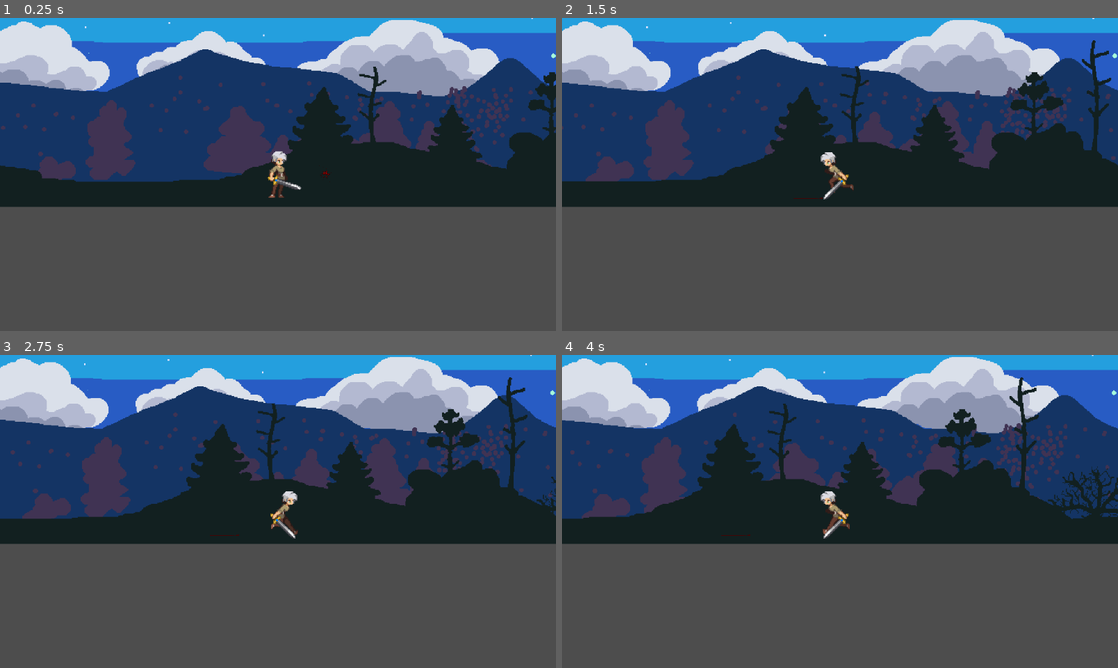
Above: before the commit, frames 1-4 (two rows, left to right).
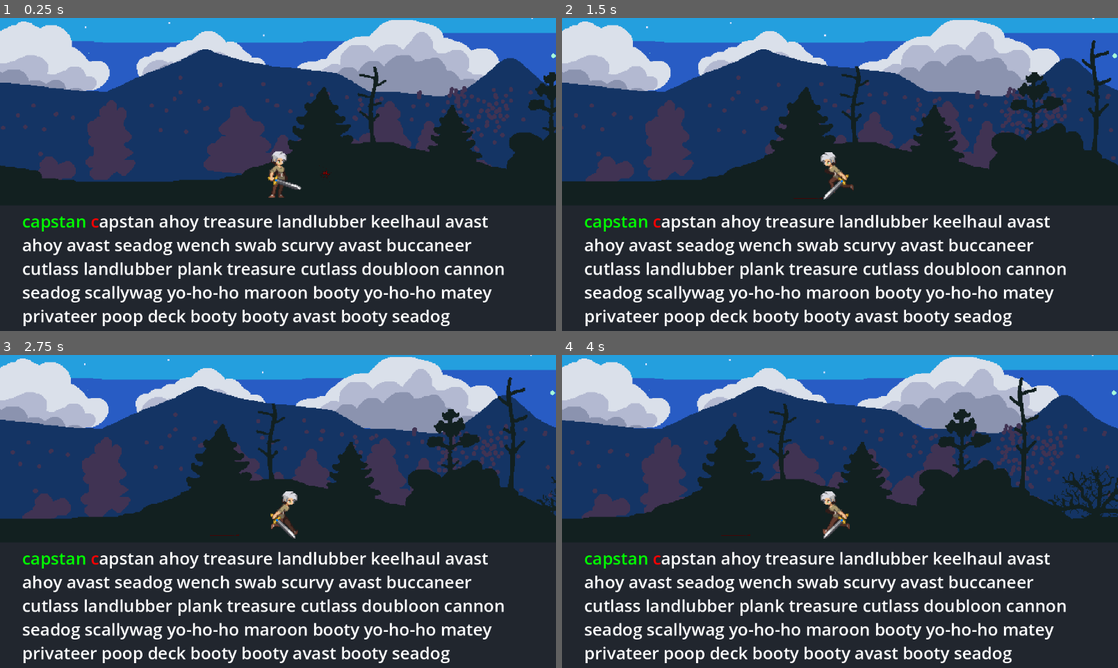
Above: after the commit, the same moments.

Repository: Rip50/RogueType
Game: Godot game, scene res://scenes/levels/level_night_forest.tscn
Same seed, same stepped clock (60 frames per second), same inputs: the game is played once before the commit and once after it.
Inputs:
- Up to frame 1 (0.25 s): no input
- Up to frame 2 (1.5 s): hold Right (ui_right) 0.53-1.28 s; hold Left (ui_left) from 1.28 s (still down)
- Up to frame 3 (2.75 s): release Left (ui_left) at 2.03 s; hold Right (ui_right) from 2.03 s (still down)
- Up to frame 4 (4 s): release Right (ui_right) at 3.53 s; hold Left (ui_left) from 3.53 s (still down)

The runs differ from the first frame. In frame 1, 39% of the frame differs, in the area x 0-100%, y 60-100%; in frame 2, 39%; in frame 3, 39%; in frame 4, 39%.

Commit message:
Typing interface and player attack animation

Diff:
--- a/scenes/levels/level_night_forest.tscn
+++ b/scenes/levels/level_night_forest.tscn
@@ -1,5 +1,6 @@
-[gd_scene load_steps=7 format=3 uid="uid://c6ok5pas6jxec"]
+[gd_scene load_steps=8 format=3 uid="uid://c6ok5pas6jxec"]
 
+[ext_resource type="PackedScene" uid="uid://b77mv2ifdrhdw" path="res://scenes/ui/typing_interface.tscn" id="1_363sn"]
 [ext_resource type="PackedScene" uid="uid://ct4np4nltn4rp" path="res://scenes/player.tscn" id="2_g0ohw"]
 [ext_resource type="Texture2D" uid="uid://dtpetthfnm6ia" path="res://art/environment/sky_night.png" id="2_s387h"]
 [ext_resource type="Texture2D" uid="uid://dbvtixnfyjo5a" path="res://art/environment/horizon_mountains_night.png" id="3_m10qf"]
@@ -10,6 +11,8 @@
 distance = -449.56
 
 [node name="Level_NightForest" type="Node2D"]
+
+[node name="TypingInterface" parent="." instance=ExtResource("1_363sn")]
 
 [node name="Player" parent="." instance=ExtResource("2_g0ohw")]
 position = Vector2(159, 400)
--- a/scenes/player.gd
+++ b/scenes/player.gd
@@ -11,6 +11,8 @@
 		run(direction)
 	else:
 		stop_smoothly()
+
+	# TODO: add space reaction and hit
 
 	move_and_slide()
 
--- a/scenes/player.tscn
+++ b/scenes/player.tscn
@@ -1,7 +1,8 @@
-[gd_scene load_steps=18 format=3 uid="uid://ct4np4nltn4rp"]
+[gd_scene load_steps=28 format=3 uid="uid://ct4np4nltn4rp"]
 
 [ext_resource type="Script" path="res://scenes/player.gd" id="1_ngdcq"]
 [ext_resource type="Texture2D" uid="uid://cb8rbuihiuco6" path="res://art/Legacy-Fantasy/Character/Idle/Idle-Sheet.png" id="2_c78ph"]
+[ext_resource type="Texture2D" uid="uid://0f4ckddvmngd" path="res://art/Legacy-Fantasy/Character/Attack-01/Attack-01-Sheet.png" id="3_12307"]
 [ext_resource type="Texture2D" uid="uid://b5njtoqq7nv6h" path="res://art/Legacy-Fantasy/Character/Run/Run-Sheet.png" id="3_e2k0y"]
 
 [sub_resource type="AtlasTexture" id="AtlasTexture_jhy6l"]
@@ -19,6 +20,38 @@
 [sub_resource type="AtlasTexture" id="AtlasTexture_28oxo"]
 atlas = ExtResource("2_c78ph")
 region = Rect2(192, 0, 64, 80)
+
+[sub_resource type="AtlasTexture" id="AtlasTexture_e2xka"]
+atlas = ExtResource("3_12307")
+region = Rect2(0, 0, 96, 80)
+
+[sub_resource type="AtlasTexture" id="AtlasTexture_f2nb6"]
+atlas = ExtResource("3_12307")
+region = Rect2(96, 0, 96, 80)
+
+[sub_resource type="AtlasTexture" id="AtlasTexture_p8w8a"]
+atlas = ExtResource("3_12307")
+region = Rect2(192, 0, 96, 80)
+
+[sub_resource type="AtlasTexture" id="AtlasTexture_gsnfh"]
+atlas = ExtResource("3_12307")
+region = Rect2(288, 0, 96, 80)
+
+[sub_resource type="AtlasTexture" id="AtlasTexture_7iuil"]
+atlas = ExtResource("3_12307")
+region = Rect2(384, 0, 96, 80)
+
+[sub_resource type="AtlasTexture" id="AtlasTexture_agi65"]
+atlas = ExtResource("3_12307")
+region = Rect2(480, 0, 96, 80)
+
+[sub_resource type="AtlasTexture" id="AtlasTexture_1n4mq"]
+atlas = ExtResource("3_12307")
+region = Rect2(576, 0, 96, 80)
+
+[sub_resource type="AtlasTexture" id="AtlasTexture_frqtw"]
+atlas = ExtResource("3_12307")
+region = Rect2(672, 0, 96, 80)
 
 [sub_resource type="AtlasTexture" id="AtlasTexture_1xwtw"]
 atlas = ExtResource("3_e2k0y")
@@ -73,6 +106,40 @@
 }, {
 "frames": [{
 "duration": 1.0,
+"texture": SubResource("AtlasTexture_e2xka")
+}, {
+"duration": 1.0,
+"texture": SubResource("AtlasTexture_f2nb6")
+}, {
+"duration": 1.0,
+"texture": SubResource("AtlasTexture_p8w8a")
+}, {
+"duration": 1.0,
+"texture": SubResource("AtlasTexture_gsnfh")
+}],
+"loop": true,
+"name": &"melee_1",
+"speed": 20.0
+}, {
+"frames": [{
+"duration": 1.0,
+"texture": SubResource("AtlasTexture_7iuil")
+}, {
+"duration": 1.0,
+"texture": SubResource("AtlasTexture_agi65")
+}, {
+"duration": 1.0,
+"texture": SubResource("AtlasTexture_1n4mq")
+}, {
+"duration": 1.0,
+"texture": SubResource("AtlasTexture_frqtw")
+}],
+"loop": true,
+"name": &"melee_2",
+"speed": 20.0
+}, {
+"frames": [{
+"duration": 1.0,
 "texture": SubResource("AtlasTexture_1xwtw")
 }, {
 "duration": 1.0,
@@ -104,6 +171,9 @@
 [sub_resource type="CapsuleShape2D" id="CapsuleShape2D_yemya"]
 height = 48.0
 
+[sub_resource type="RectangleShape2D" id="RectangleShape2D_eu5j5"]
+size = Vector2(31, 38)
+
 [node name="Player" type="CharacterBody2D"]
 scale = Vector2(2, 2)
 collision_layer = 2
@@ -112,8 +182,14 @@
 
 [node name="AnimatedSprite2D" type="AnimatedSprite2D" parent="."]
 sprite_frames = SubResource("SpriteFrames_jblid")
-animation = &"idle"
-frame_progress = 0.0210199
+animation = &"melee_1"
+frame_progress = 0.229704
 
 [node name="CollisionShape2D" type="CollisionShape2D" parent="."]
 shape = SubResource("CapsuleShape2D_yemya")
+
+[node name="MeleeAtackZone" type="Area2D" parent="."]
+
+[node name="CollisionShape2D" type="CollisionShape2D" parent="MeleeAtackZone"]
+position = Vector2(27, 2)
+shape = SubResource("RectangleShape2D_eu5j5")
--- /dev/null
+++ b/scenes/ui/typing_interface.tscn
@@ -0,0 +1,43 @@
+[gd_scene load_steps=3 format=3 uid="uid://b77mv2ifdrhdw"]
+
+[sub_resource type="SystemFont" id="SystemFont_j6kvx"]
+subpixel_positioning = 0
+
+[sub_resource type="Theme" id="Theme_y11ey"]
+default_font = SubResource("SystemFont_j6kvx")
+default_font_size = 35
+
+[node name="TypingInterface" type="CanvasLayer"]
+
+[node name="Background" type="Control" parent="."]
+custom_minimum_size = Vector2(0, 260)
+layout_mode = 3
+anchors_preset = 12
+anchor_top = 1.0
+anchor_right = 1.0
+anchor_bottom = 1.0
+grow_horizontal = 2
+grow_vertical = 0
+
+[node name="ColorRect" type="ColorRect" parent="Background"]
+layout_mode = 1
+anchors_preset = 15
+anchor_right = 1.0
+anchor_bottom = 1.0
+grow_horizontal = 2
+grow_vertical = 2
+color = Color(0.129412, 0.14902, 0.180392, 1)
+
+[node name="RichTextLabel" type="RichTextLabel" parent="Background"]
+layout_mode = 1
+anchors_preset = -1
+anchor_left = 0.04
+anchor_top = 0.03
+anchor_right = 0.96
+anchor_bottom = 1.0
+grow_horizontal = 2
+grow_vertical = 2
+theme = SubResource("Theme_y11ey")
+bbcode_enabled = true
+text = "[color=green]capstan[/color] [color=red]c[/color]apstan ahoy treasure landlubber keelhaul avast ahoy avast seadog wench swab scurvy avast buccaneer cutlass landlubber plank treasure cutlass doubloon cannon seadog scallywag yo-ho-ho maroon booty yo-ho-ho matey privateer poop deck booty booty avast booty seadog doubloon grog buccaneer matey grog matey avast seadog plank avast cutlass yo-ho-ho landlubber buccaneer privateer yo-ho-ho wench scurvy buccaneer avast grog seadog matey landlubber buccaneer capstan seadog cannon"
+scroll_active = false
